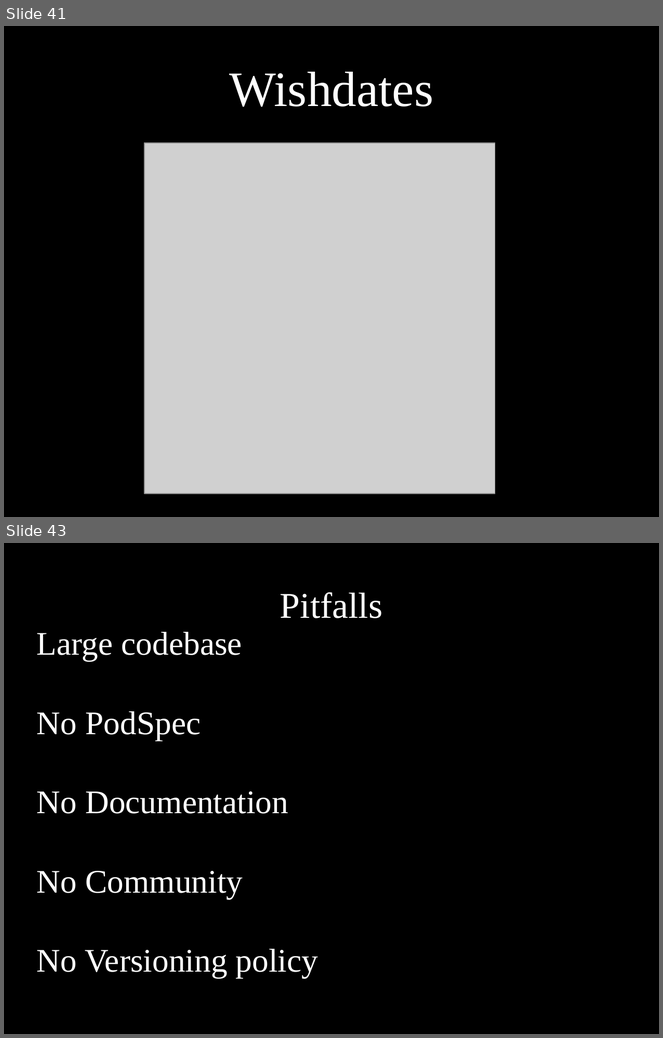
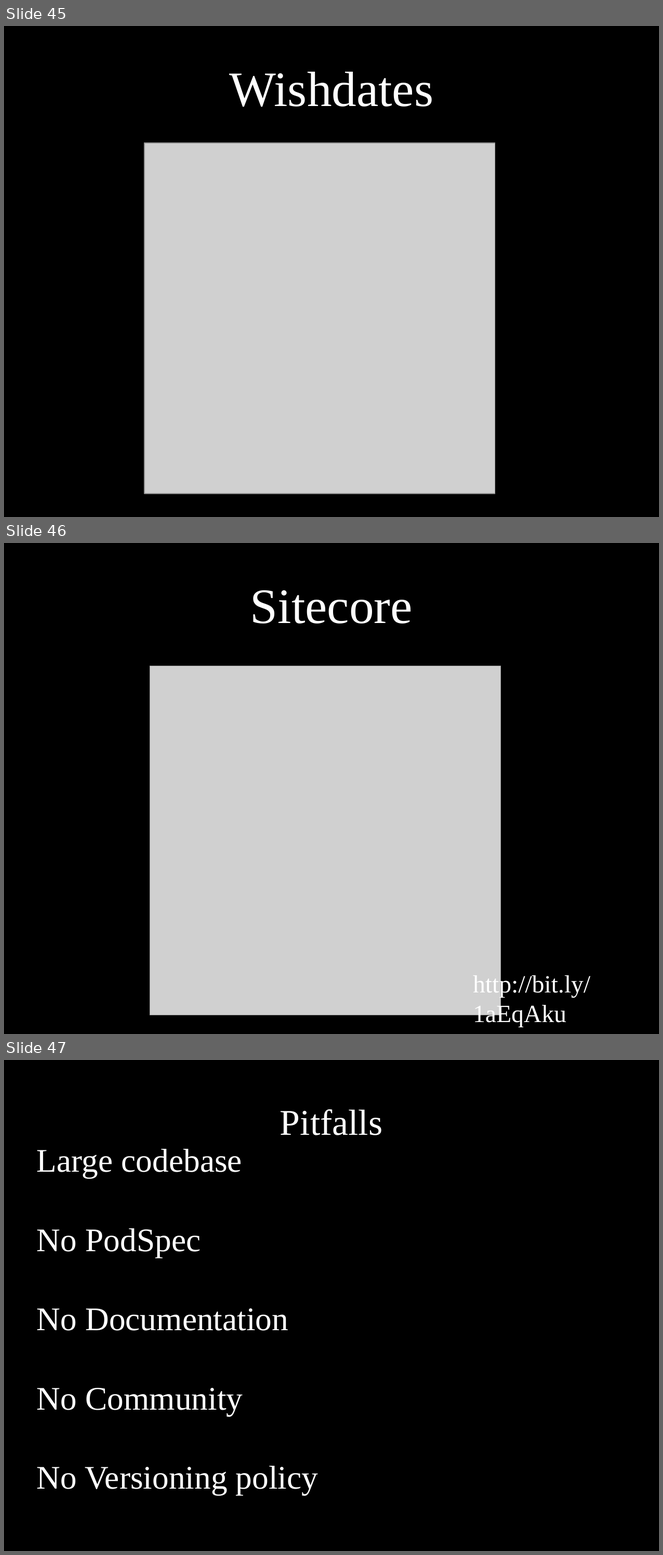
Before and after one commit to dodikk/iAsyncSlides, a slide deck: iAsync-slides.odp. Shown one above the other, each under a label of ours: slides 41 and 43 before the commit, slides 45, 46 and 47 after it; the slides between them are not shown. The pictures are 663x1038 and 663x1555 pixels, drawn with LibreOffice and Linux fonts; fonts in the diff are those of the drawing; grey boxes stand for pictures. Boxes give left, top, right and bottom in pixels: in the first picture for what was removed or moved away, otherwise in the second. Text is boxed around its words. In the diff, an @@ line names an element or a change of style, - is before the commit and + after.

```diff
--- a/iAsync-slides.odp
+++ b/iAsync-slides.odp
@@ slide 46 added at <box>4,543,659,1034</box>, background #000000 @@
@@ title added at <box>250,590,413,624</box>, 60 pt, text #FFFFFF @@
+Sitecore
@@ picture added at <box>150,666,501,1016</box> @@
@@ text added at <box>473,974,591,1028</box>, 30 pt, text #FFFFFF @@
+http://bit.ly/1aEqAku
@@ what was slide 41 is now slide 45 @@
@@ what was slide 43 is now slide 47 @@
```
Also in this commit, not shown: 5 other slides added, 2 slides removed, 3 other files.
